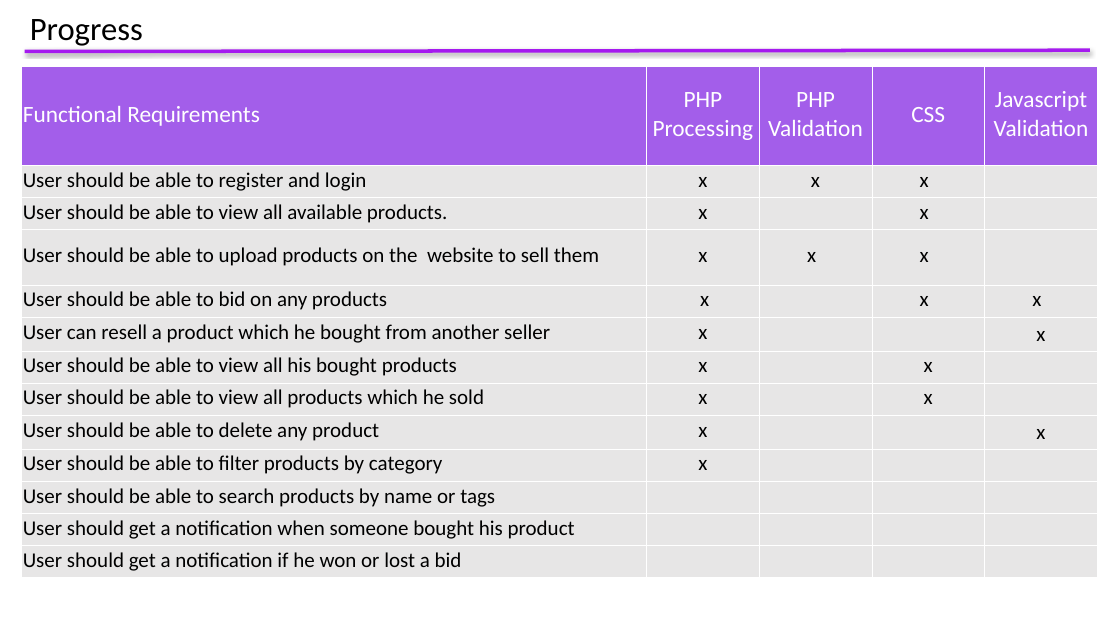
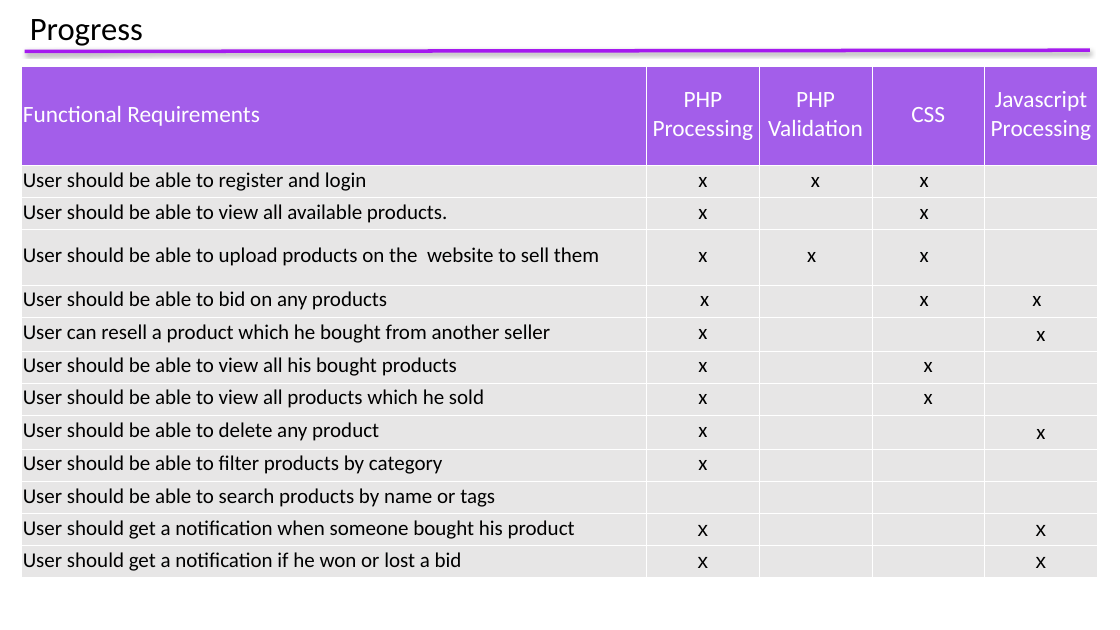
Before and after one commit to reeshal/Web-Assignment, a slide deck: slide 3 of AuctionHouse .pptx. Drawn at 1120x630 pixels with LibreOffice and Linux fonts; fonts in the diff are those of the drawing. Boxes give left, top, right and bottom in pixels: in the first picture for what was removed or moved away, otherwise in the second. Text is boxed around its words. In the diff, an @@ line names an element or a change of style, - is before the commit and + after.

```diff
--- a/AuctionHouse .pptx
+++ b/AuctionHouse .pptx
@@ table at <box>22,66,1097,597</box> @@
-row 1, column 5: Javascript Validation
+row 1, column 5: Javascript Processing
-row 12, column 2: 
+row 12, column 2: x
-row 12, column 5: 
+row 12, column 5: x
-row 13, column 2: 
+row 13, column 2: x
-row 13, column 5: 
+row 13, column 5: x
```
Also in this commit, not shown: 2 other slides changed, 1 other file.
